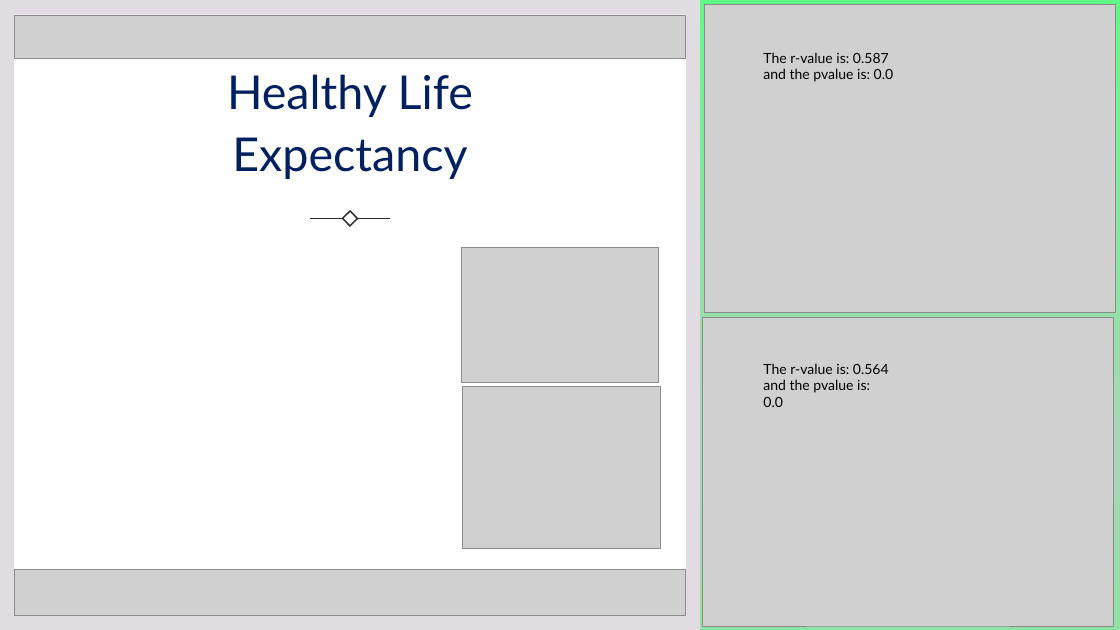
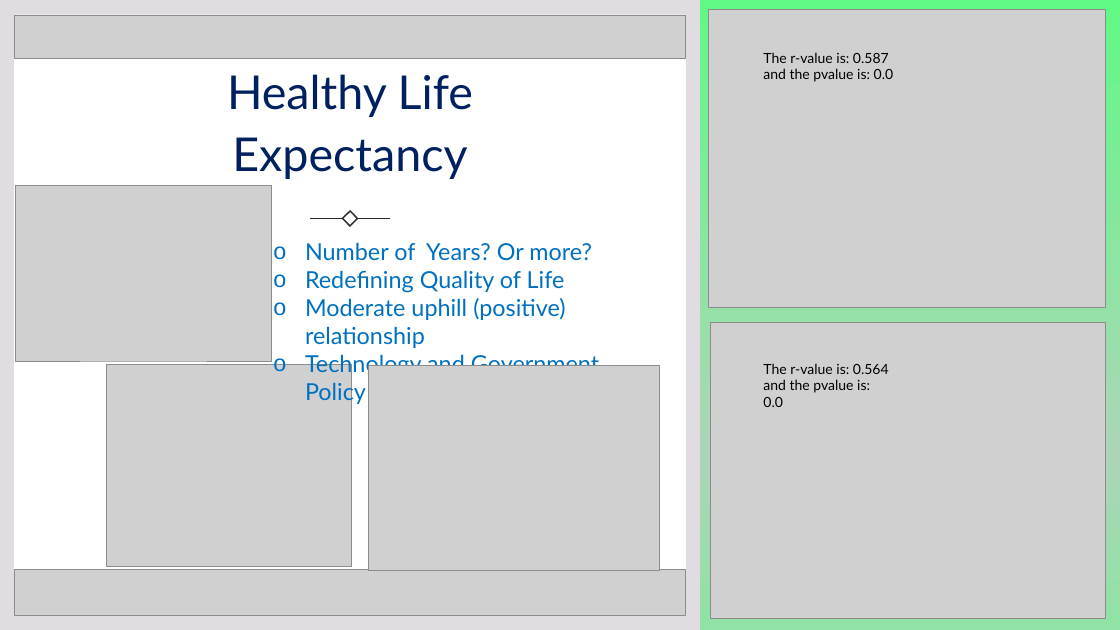
Before and after one commit to tvaughn905/Project-1, a slide deck: slide 4 of HappinessRetirementConundrum.pptx (slide 3 before the commit). Drawn at 1120x630 pixels with LibreOffice and Linux fonts; fonts in the diff are those of the drawing; grey boxes stand for pictures. Boxes give left, top, right and bottom in pixels: in the first picture for what was removed or moved away, otherwise in the second. Text is boxed around its words. In the diff, an @@ line names an element or a change of style, - is before the commit and + after.

```diff
--- a/HappinessRetirementConundrum.pptx
+++ b/HappinessRetirementConundrum.pptx
@@ picture: place and size @@
-picture at (704, 4, 1115, 313)
+picture at (708, 9, 1106, 308)
@@ picture: place and size @@
-picture at (461, 247, 659, 382)
+picture at (15, 186, 271, 361)
@@ text added at (305, 242, 599, 406), 20 pt, text #0070C0 @@
+o Number of Years? Or more?
+o Redefining Quality of Life
+o Moderate uphill (positive) relationship
+o Technology and Government Policy
@@ picture: place and size @@
-picture at (703, 318, 1114, 626)
+picture at (711, 322, 1106, 618)
@@ picture: place and size @@
-picture at (463, 386, 660, 549)
+picture at (106, 365, 352, 566)
@@ picture added at (369, 365, 660, 571) @@
```
Also in this commit, not shown: 4 other slides changed, 4 slides added, 1 slide removed, 6 other files.
